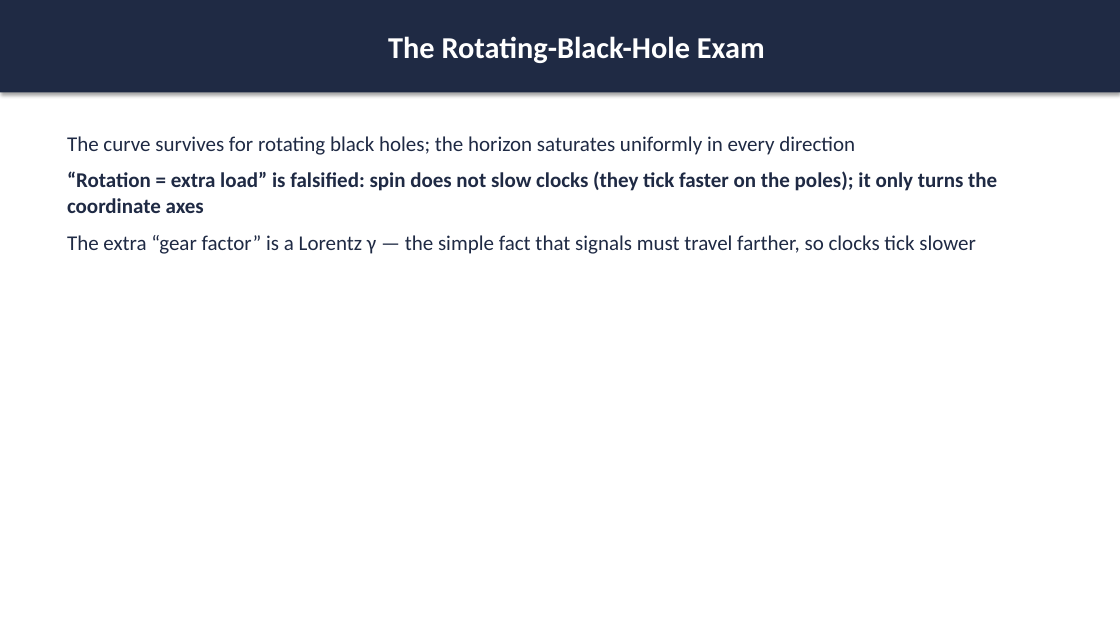
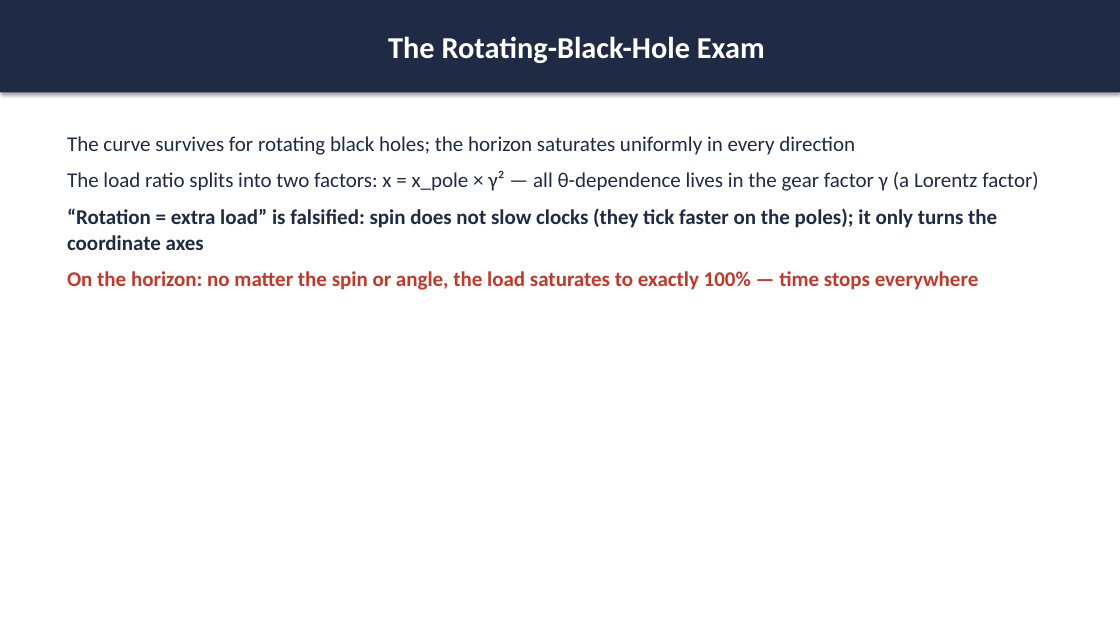
Before and after one commit to purelover/load-capacity-time-dilation, a slide deck: slide 7 of plain-language-slides-en.pptx. Drawn at 1120x630 pixels with LibreOffice and Linux fonts; fonts in the diff are those of the drawing. Boxes give left, top, right and bottom in pixels: in the first picture for what was removed or moved away, otherwise in the second. Text is boxed around its words. In the diff, an @@ line names an element or a change of style, - is before the commit and + after.

Commit message:
Enrich slides: Kerr factorization + uniform horizon saturation (S6), light-clock detail (S7), charge-accounting chain (S8), zh+en

```diff
--- a/plain-language-slides-en.pptx
+++ b/plain-language-slides-en.pptx
@@ text at (67,171,1038,191): paragraph added @@
+The load ratio splits into two factors: x = x_pole × γ² — all θ-dependence lives in the gear factor γ (a Lorentz factor)
@@ text at (67,271,979,290): text changed; text colour #1F2A44 to #C0392B; bold on @@
-The extra “gear factor” is a Lorentz γ — the simple fact that signals must travel farther, so clocks tick slower
+On the horizon: no matter the spin or angle, the load saturates to exactly 100% — time stops everywhere
```
Also in this commit, not shown: 2 other slides changed, 1 other file.
